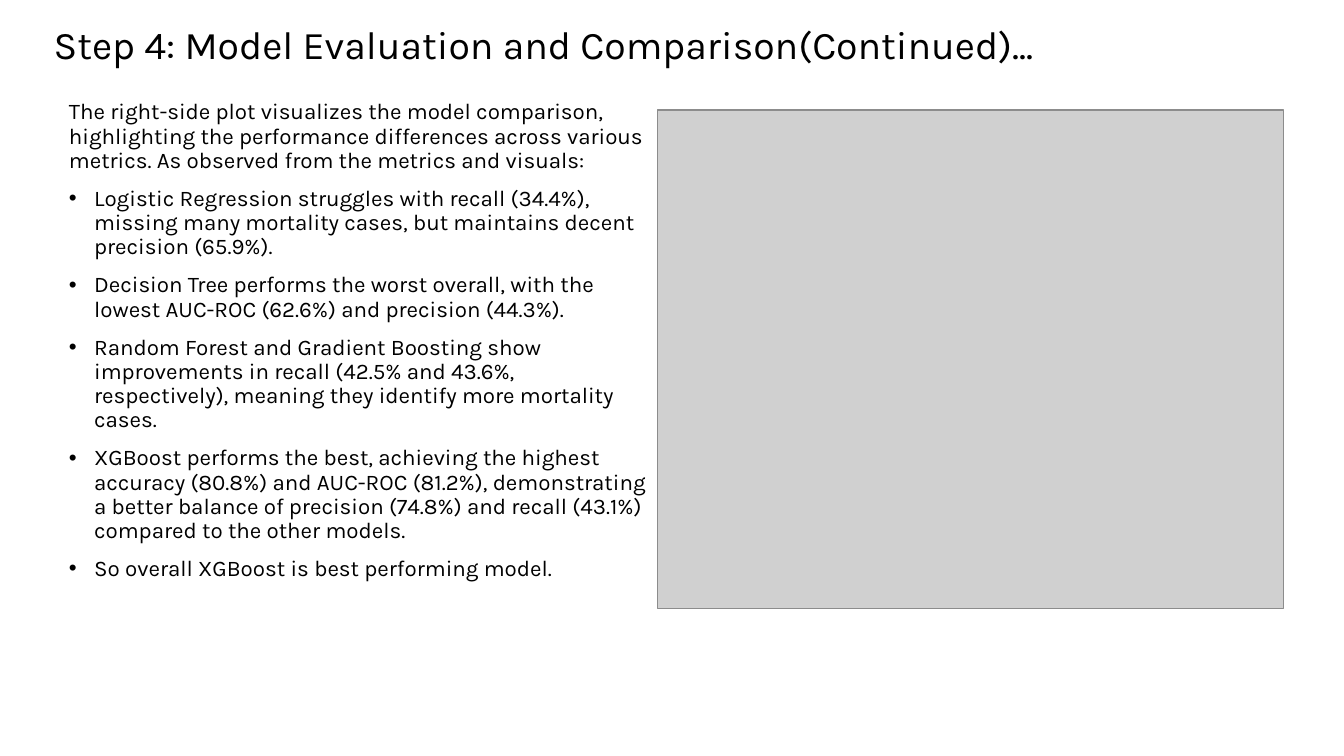
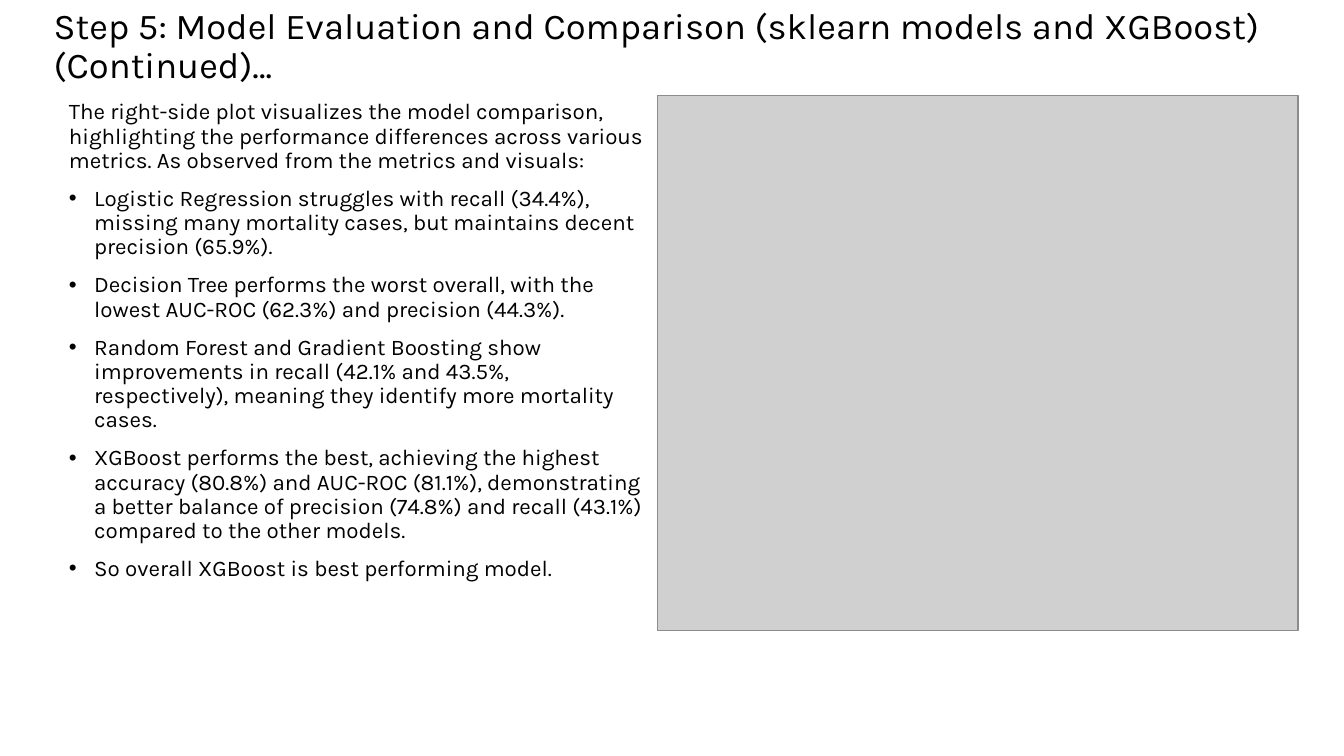
Before and after one commit to AnkitaSavaliya/AIH, a slide deck: slide 14 of ML-DL_MIMIC-IV_ARF_MORTALITY_PREDICTION.pptx. Drawn at 1344x756 pixels with LibreOffice and Linux fonts; fonts in the diff are those of the drawing; grey boxes stand for pictures. Boxes give left, top, right and bottom in pixels: in the first picture for what was removed or moved away, otherwise in the second. Text is boxed around its words. In the diff, an @@ line names an element or a change of style, - is before the commit and + after.

```diff
--- a/ML-DL_MIMIC-IV_ARF_MORTALITY_PREDICTION.pptx
+++ b/ML-DL_MIMIC-IV_ARF_MORTALITY_PREDICTION.pptx
@@ text at (54, 12, 1259, 82): text changed; size 28 to 26 pt @@
-Step 4: Model Evaluation and Comparison(Continued)...
+Step 5: Model Evaluation and Comparison (sklearn models and XGBoost) (Continued)…
@@ picture: place and size @@
-picture at (657, 110, 1284, 608)
+picture at (657, 96, 1299, 630)
@@ text at (94, 276, 641, 544): text changed @@
-• Decision Tree performs the worst overall, with the lowest AUC-ROC (62.6%) and precision (44.3%).
-• Random Forest and Gradient Boosting show improvements in recall (42.5% and 43.6%, respectively), meaning they identify more mortality cases.
-• XGBoost performs the best, achieving the highest accuracy (80.8%) and AUC-ROC (81.2%), demonstrating a better balance of precision (74.8%) and recall (43.1%) compared to the other models.
+• Decision Tree performs the worst overall, with the lowest AUC-ROC (62.3%) and precision (44.3%).
+• Random Forest and Gradient Boosting show improvements in recall (42.1% and 43.5%, respectively), meaning they identify more mortality cases.
+• XGBoost performs the best, achieving the highest accuracy (80.8%) and AUC-ROC (81.1%), demonstrating a better balance of precision (74.8%) and recall (43.1%) compared to the other models.
```
Also in this commit, not shown: 18 other slides changed, 1 other file.
